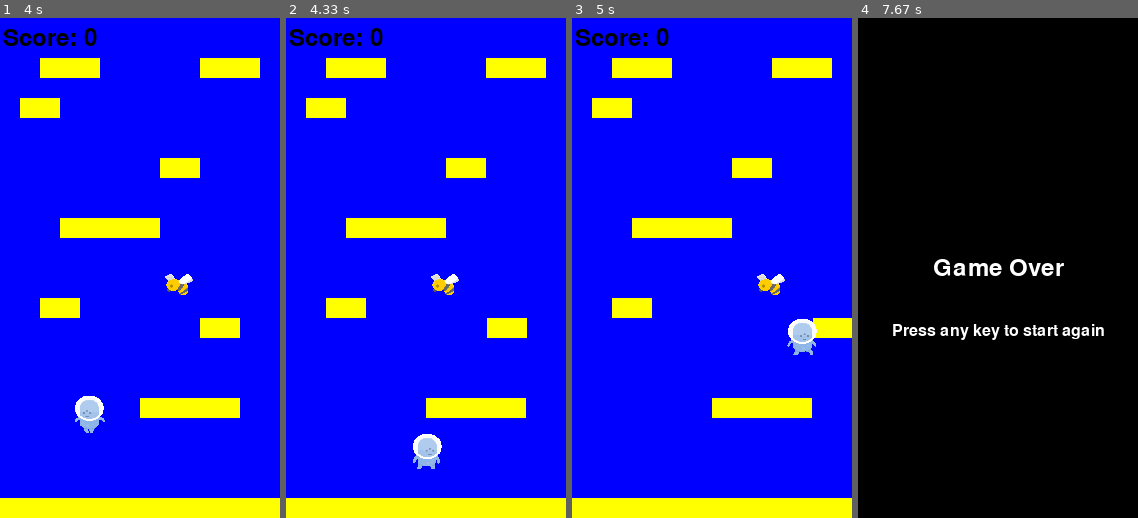
Above: before the commit, frames 1-4 (left to right).
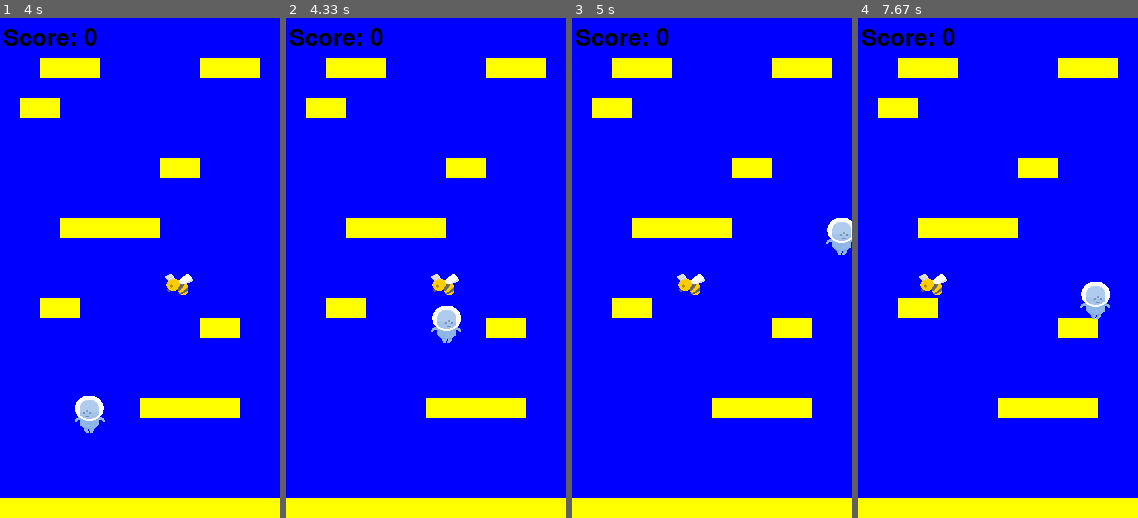
Above: after the commit, the same moments.

Repository: Calum-Johnston/pygame_2d_platformer
Game: pygame game, started from main.py
Two runs of this game, one before a commit and one after it. Both use one fixed random seed, a clock stepped at 60 frames per second and the inputs below.
Inputs:
- Up to frame 1 (4 s): hold Right 0.33-0.8 s; hold Right 0.83-1.3 s; hold Left 1.33-1.87 s; hold Left 1.9-2.3 s; hold Right 2.33-2.97 s; tap Space at 3, 3.4, 3.7, 3.9 s; hold Left 3.33-3.8 s; hold Right from 3.83 s (still down)
- Up to frame 2 (4.33 s): tap Space at 4.2 s; release Right at 4.3 s
- Up to frame 3 (5 s): hold Right 4.33-4.8 s; tap Space at 4.4, 4.7, 4.9 s; hold Left from 4.83 s (still down)
- Up to frame 4 (7.67 s): tap Space at 5.2, 5.47, 5.77, 5.9, 6.2, 6.57, 6.87, 7.07, 7.37, 7.57 s; release Left at 5.37 s; hold Left 5.4-5.8 s; hold Right 5.83-6.47 s; hold Left 6.5-6.97 s; hold Right 7-7.47 s; hold Right from 7.5 s (still down)

Frame 1 is identical in both runs. In frame 2, 1.2% of the frame differs, in the area x 45-87%, y 57-91%; in frame 3, 2.4%; in frame 4, 100%, in the area x 0-100%, y 0-100%.

Commit message:
Added colliding masks to collision detection between player and enemy

Diff:
--- a/sprites.py
+++ b/sprites.py
@@ -30,6 +30,9 @@
         # Fetch the rectangle object that has the dimensions of the image.
         self.rect = self.image.get_rect()
         self.rect.midbottom = (player_X, player_Y)
+
+        # Define the mask (for collision)
+        self.mask = pygame.mask.from_surface(self.image)
 
         # Define initial position, velocity, acceleration for player
         self.position = vec(self.rect.midbottom)
@@ -102,7 +105,7 @@
                     self.velocity.y = 0
 
         # Check for Mob Collision
-        collision = pygame.sprite.spritecollide(self, self.game.enemy_sprites, False)
+        collision = pygame.sprite.spritecollide(self, self.game.enemy_sprites, False, pygame.sprite.collide_mask)
         if(collision):
             self.game.gameinstance = False
 
@@ -141,6 +144,7 @@
                 currentX, currentY = self.rect.midbottom
                 self.rect = self.image.get_rect()
                 self.rect.midbottom = (currentX, currentY)
+        self.mask = pygame.mask.from_surface(self.image)
 
     def updateStates(self):
         # Update idle state
@@ -240,6 +244,9 @@
         self.rect = self.image.get_rect()
         self.rect.x = enemy_X
         self.rect.y = enemy_Y
+
+        # Define the enemy mask
+        self.mask = pygame.mask.from_surface(self.image)
 
         # Define velocity varaible
         self.velocity = vec(1, 0)
@@ -263,8 +270,7 @@
             currentX, currentY = self.rect.midbottom
             self.rect = self.image.get_rect()
             self.rect.midbottom = (currentX, currentY)
-
-
+            self.mask = pygame.mask.from_surface(self.image)
 
     def loadImages(self):
         self.walking_frames_r = []
